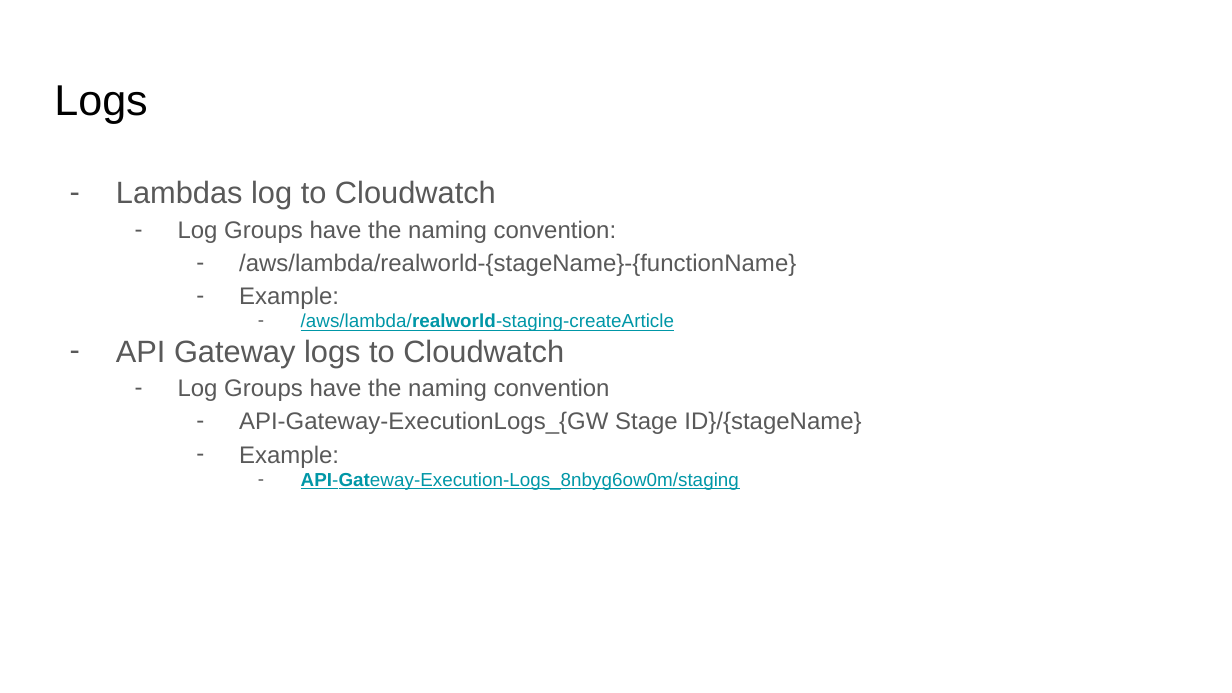
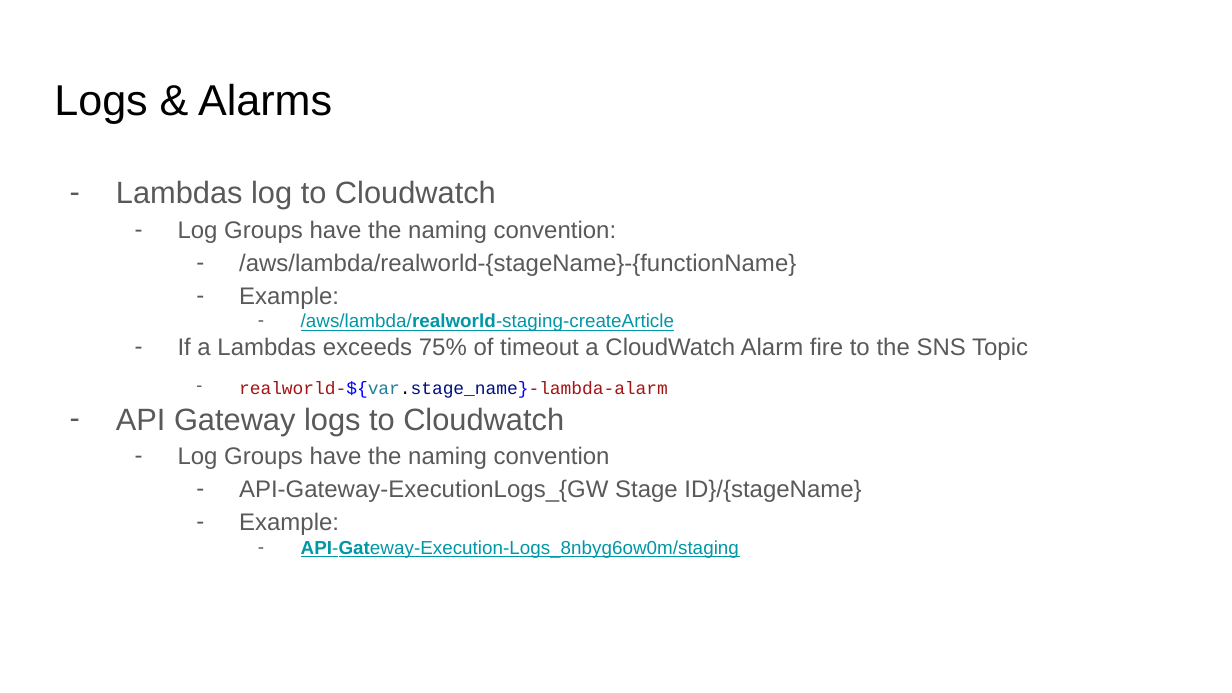
Before and after one commit to prokschf/Toptal23, a slide deck: slide 8 of Realworld -Toptal 2023.pptx. Drawn at 1232x693 pixels with LibreOffice and Linux fonts; fonts in the diff are those of the drawing. Boxes give left, top, right and bottom in pixels: in the first picture for what was removed or moved away, otherwise in the second. Text is boxed around its words. In the diff, an @@ line names an element or a change of style, - is before the commit and + after.

Commit message:
ppt

```diff
--- a/Realworld -Toptal 2023.pptx
+++ b/Realworld -Toptal 2023.pptx
@@ title at (54,83,332,123): text changed @@
-Logs
+Logs & Alarms
@@ text at (178,337,1028,398): paragraphs added @@
+  – If a Lambdas exceeds 75% of timeout a CloudWatch Alarm fire to the SNS Topic
+    – realworld-${var.stage_name}-lambda-alarm
```
